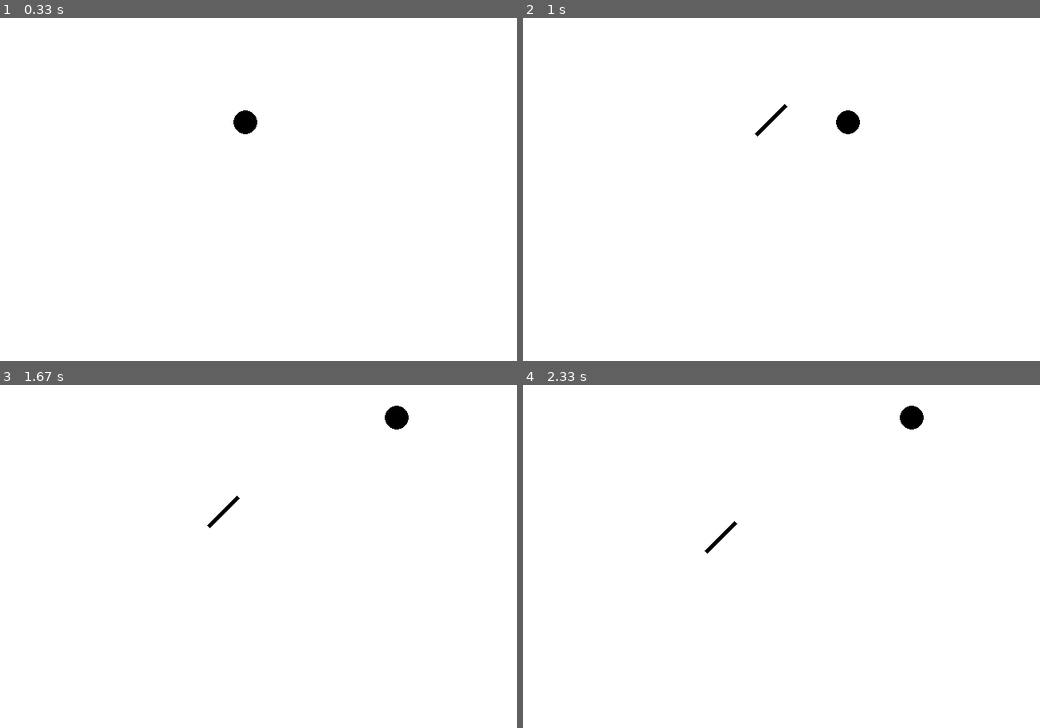
Above: before the commit, frames 1-4 (two rows, left to right).
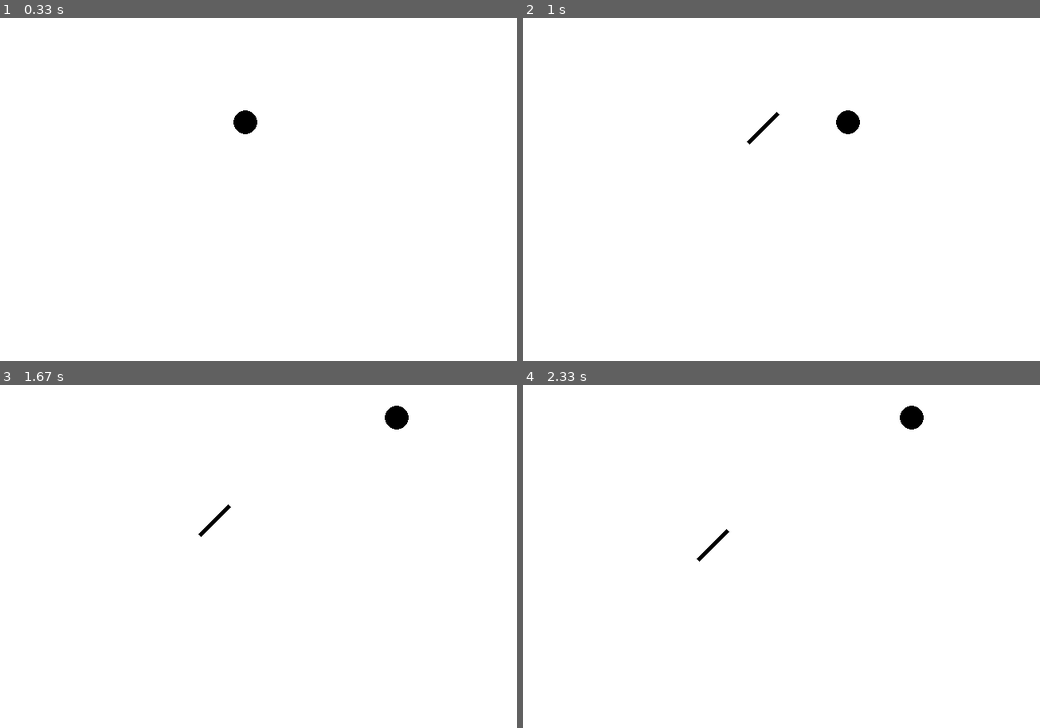
Above: after the commit, the same moments.

Repository: dionisiyKDO/PyGame-SpearLaunch
Game: pygame game, started from main.py
Same seed, same stepped clock (60 frames per second), same inputs: the game is played once before the commit and once after it.
Inputs (mouse positions are in pixels of both pictures, inside the frame that each line leads up to):
- Up to frame 1 (0.33 s): no input
- Up to frame 2 (1 s): click (765, 120) at 0.38 s; hold D from 0.67 s (still down)
- Up to frame 3 (1.67 s): release D at 1.13 s; hold W 1.17-1.47 s; hold D from 1.5 s (still down)
- Up to frame 4 (2.33 s): release D at 1.97 s; hold A from 2 s (still down)

Frame 1 is identical in both runs. In frame 2, less than 0.1% of the frame differs, in the area x 43-52%, y 25-37%; in frame 3, less than 0.1%, in the area x 38-47%, y 32-45%; in frame 4, less than 0.1%.

Commit message:
added impulse to the spear

Diff:
--- a/main.py
+++ b/main.py
@@ -58,30 +58,38 @@
     def follow_cursor(self, cursor_x, cursor_y):
         self.angle = math.degrees(math.atan2(self.y - cursor_y, cursor_x - self.x))
 
-    def throw(self):
-        self.vx = math.cos(math.radians(self.angle)) * self.speed
-        self.vy = -math.sin(math.radians(self.angle)) * self.speed
-        self.thrown = True
-
-    def update(self):
-        if self.thrown:
-            self.x += self.vx
-            self.y += self.vy
-
     # def throw(self):
-    #     initial_speed = self.speed * 2.0  # Example: starting with double the speed
-    #     self.vx = math.cos(math.radians(self.angle)) * initial_speed
-    #     self.vy = -math.sin(math.radians(self.angle)) * initial_speed
+    #     self.vx = math.cos(math.radians(self.angle)) * self.speed
+    #     self.vy = -math.sin(math.radians(self.angle)) * self.speed
     #     self.thrown = True
 
     # def update(self):
     #     if self.thrown:
     #         self.x += self.vx
     #         self.y += self.vy
-    #         # Apply deceleration to simulate slowing down over time
-    #         deceleration = 0.1  # Adjust as needed
-    #         self.vx *= (1 - deceleration)
-    #         self.vy *= (1 - deceleration)
+
+    def throw(self):
+        initial_speed = self.speed * 4.0  # Example: starting with double the speed
+        self.vx = math.cos(math.radians(self.angle)) * initial_speed
+        self.vy = -math.sin(math.radians(self.angle)) * initial_speed
+        self.thrown = True
+
+    def update(self):
+        if self.thrown:
+            if abs(self.vx) > self.speed or abs(self.vy) > self.speed:
+                # Apply deceleration to simulate slowing down after initial impulse
+                deceleration = 0.1  # Adjust as needed
+                self.vx *= (1 - deceleration)
+                self.vy *= (1 - deceleration)
+                print(f"Velocity (vx, vy): ({self.vx}, {self.vy})")
+            else:
+                # Once velocity reaches or falls below self.speed, maintain steady speed
+                self.vx = math.cos(math.radians(self.angle)) * self.speed
+                self.vy = -math.sin(math.radians(self.angle)) * self.speed
+                print(f"Steady Velocity (vx, vy): ({self.vx}, {self.vy})")
+
+            self.x += self.vx
+            self.y += self.vy
 
 
     def draw(self, screen):
